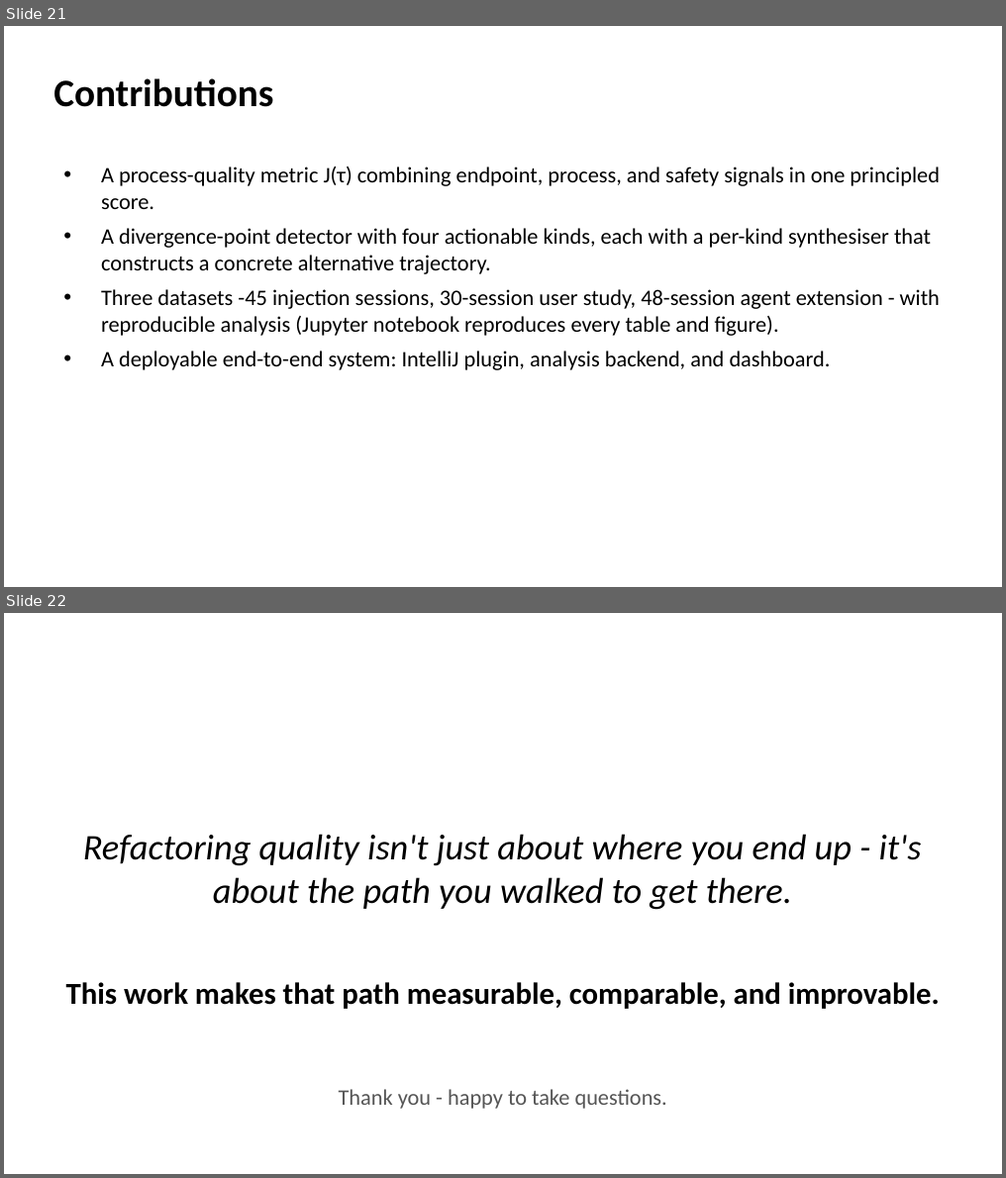
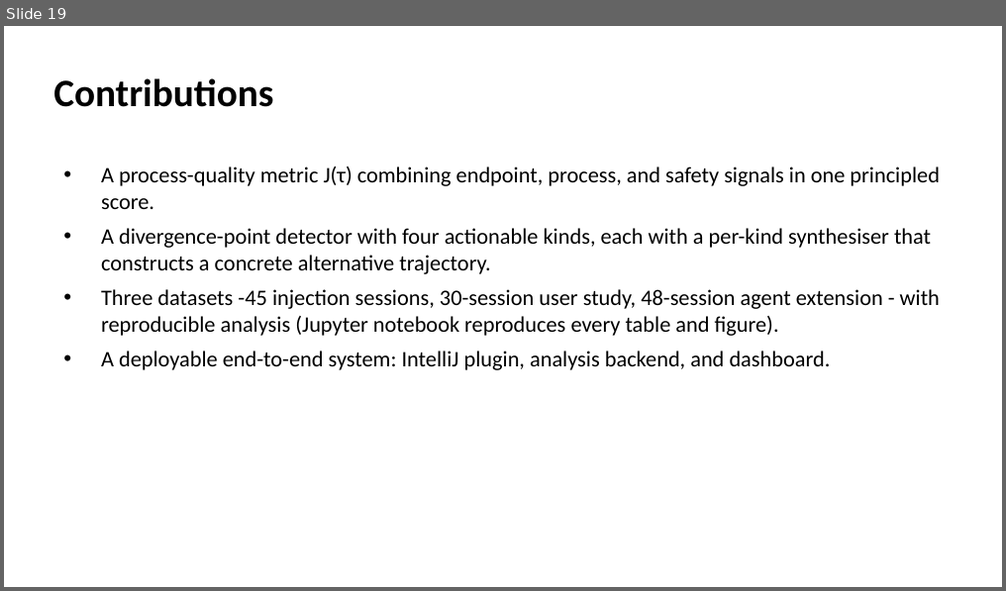
Before and after one commit to EthanHosier/fyp, a slide deck: presentation/slides.pptx. Shown one above the other, each under a label of ours: slides 21 and 22 before the commit, slide 19 after it. The pictures are 1006x1178 and 1006x591 pixels, drawn with LibreOffice and Linux fonts; fonts in the diff are those of the drawing. Boxes give left, top, right and bottom in pixels: in the first picture for what was removed or moved away, otherwise in the second. Text is boxed around its words. In the diff, an @@ line names an element or a change of style, - is before the commit and + after.

```diff
--- a/presentation/slides.pptx
+++ b/presentation/slides.pptx
@@ slide 22 removed at [4, 613, 1002, 1174], background #FFFFFF @@
@@ text removed at [83, 834, 922, 910] @@
-Refactoring quality isn't just about where you end up - it's about the path you walked to get there.
@@ text removed at [66, 982, 940, 1009] @@
-This work makes that path measurable, comparable, and improvable.
@@ text removed at [339, 1089, 667, 1109] @@
-Thank you - happy to take questions.
@@ what was slide 21 is now slide 19 @@
```
Also in this commit, not shown: 7 slides changed, 1 slide added, 3 other slides removed, 2 other files.
